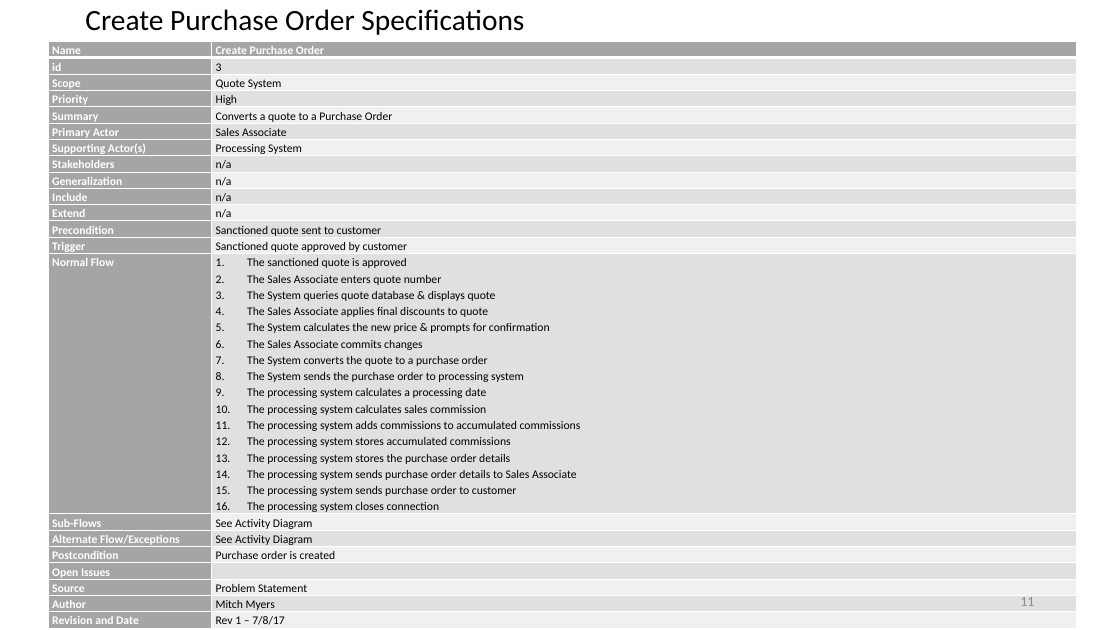
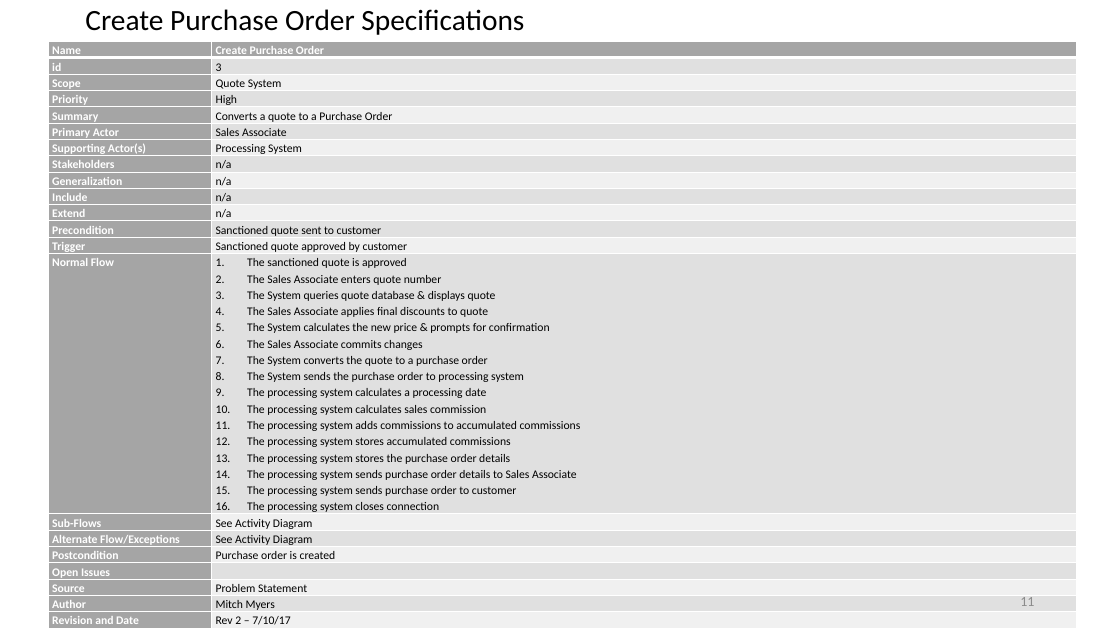
Before and after one commit to JohnAyling1979/CSCI, a slide deck: slide 11 of Use Case Presentation/Use Case Presentation.pptx. Drawn at 1120x630 pixels with LibreOffice and Linux fonts; fonts in the diff are those of the drawing. Boxes give left, top, right and bottom in pixels: in the first picture for what was removed or moved away, otherwise in the second. Text is boxed around its words. In the diff, an @@ line names an element or a change of style, - is before the commit and + after.

```diff
--- a/Use Case Presentation/Use Case Presentation.pptx
+++ b/Use Case Presentation/Use Case Presentation.pptx
@@ table at <box>49,42,1077,629</box> @@
-row 21, column 2: Rev 1 – 7/8/17
+row 21, column 2: Rev 2 – 7/10/17
```
Also in this commit, not shown: 1 other slide changed, 1 other file.
